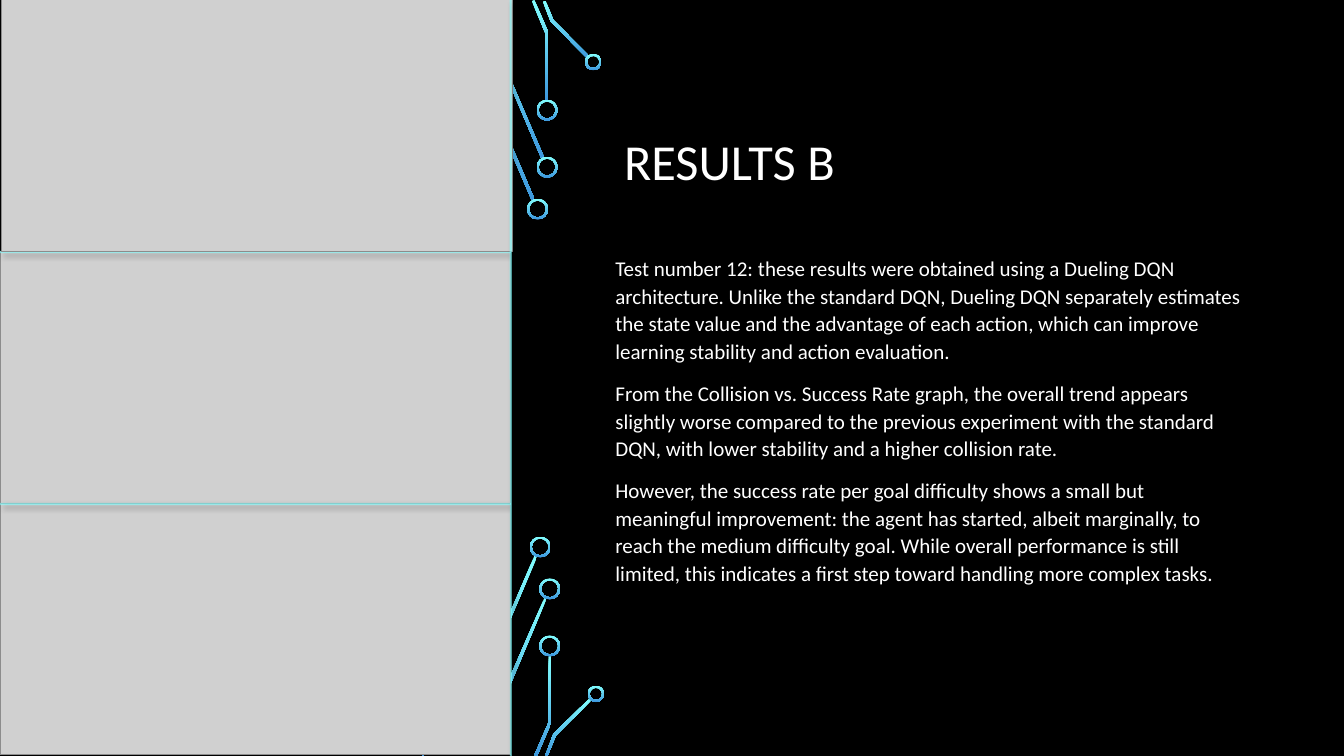
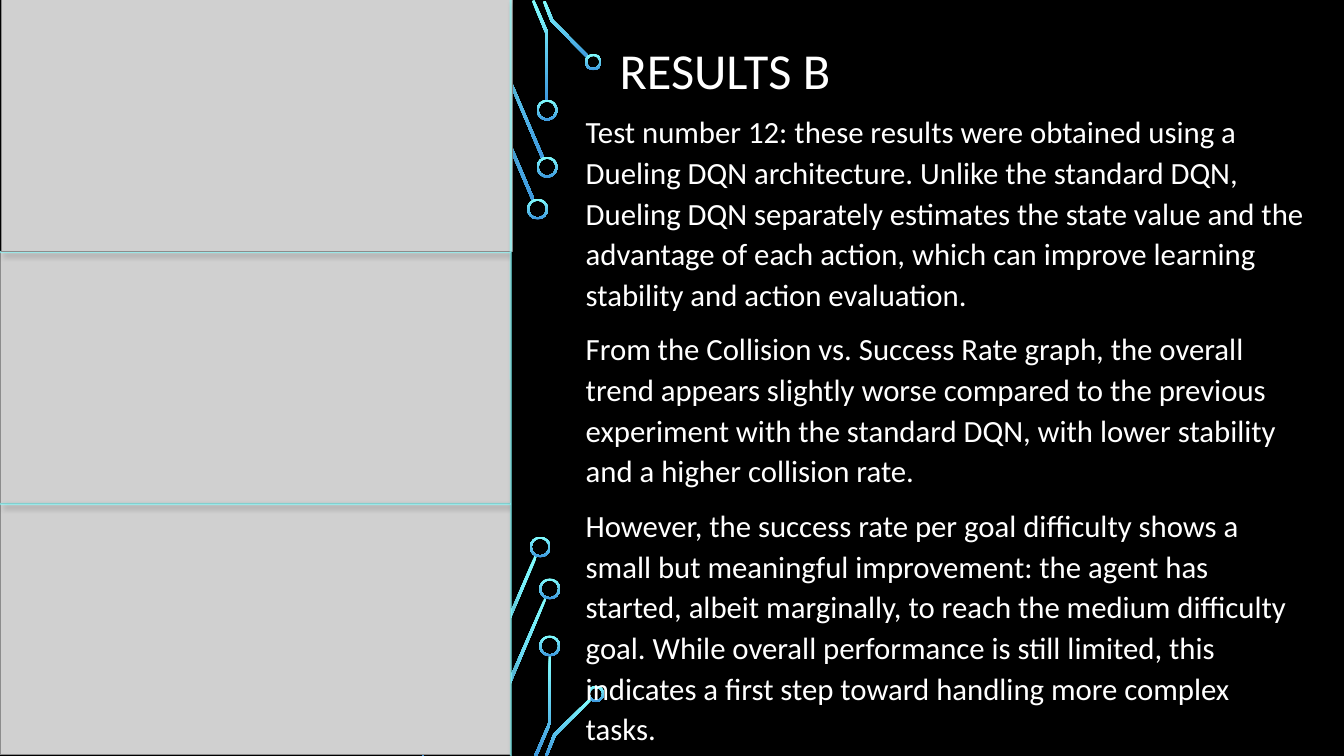
Before and after one commit to SSimuzzz/MobileRobotNavigation, a slide deck: slide 22 of Mini-Project/Group K Final Presentation_new.pptx. Drawn at 1344x756 pixels with LibreOffice and Linux fonts; fonts in the diff are those of the drawing; grey boxes stand for pictures; background and template pictures are left out. Boxes give left, top, right and bottom in pixels: in the first picture for what was removed or moved away, otherwise in the second. Text is boxed around its words. In the diff, an @@ line names an element or a change of style, - is before the commit and + after.

Commit message:
Add files via upload
correzione font

```diff
--- a/Mini-Project/Group K Final Presentation_new.pptx
+++ b/Mini-Project/Group K Final Presentation_new.pptx
@@ text "RESULTS B": place and size @@
-text "RESULTS B" at (624,147,834,181)
+text "RESULTS B" at (620,56,830,90)
@@ text "Test number 12: these results ...": place and size @@
-text "Test number 12: these results ..." at (615,261,1240,585)
+text "Test number 12: these results ..." at (586,121,1303,741)
@@ text "Test number 12: these results ..." at (586,121,1303,741): size 15 to 22 pt @@
```
Also in this commit, not shown: 4 other slides changed.
